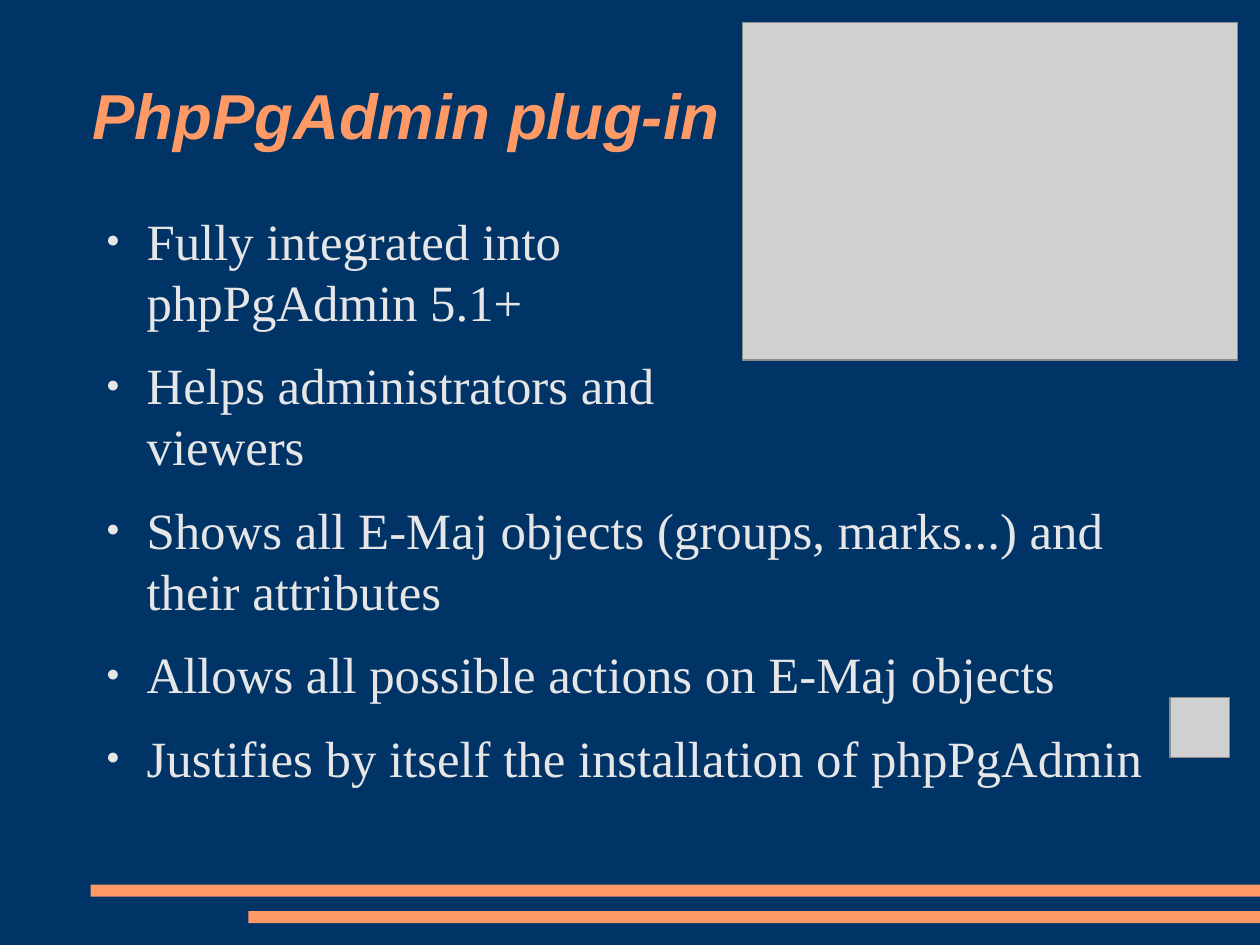
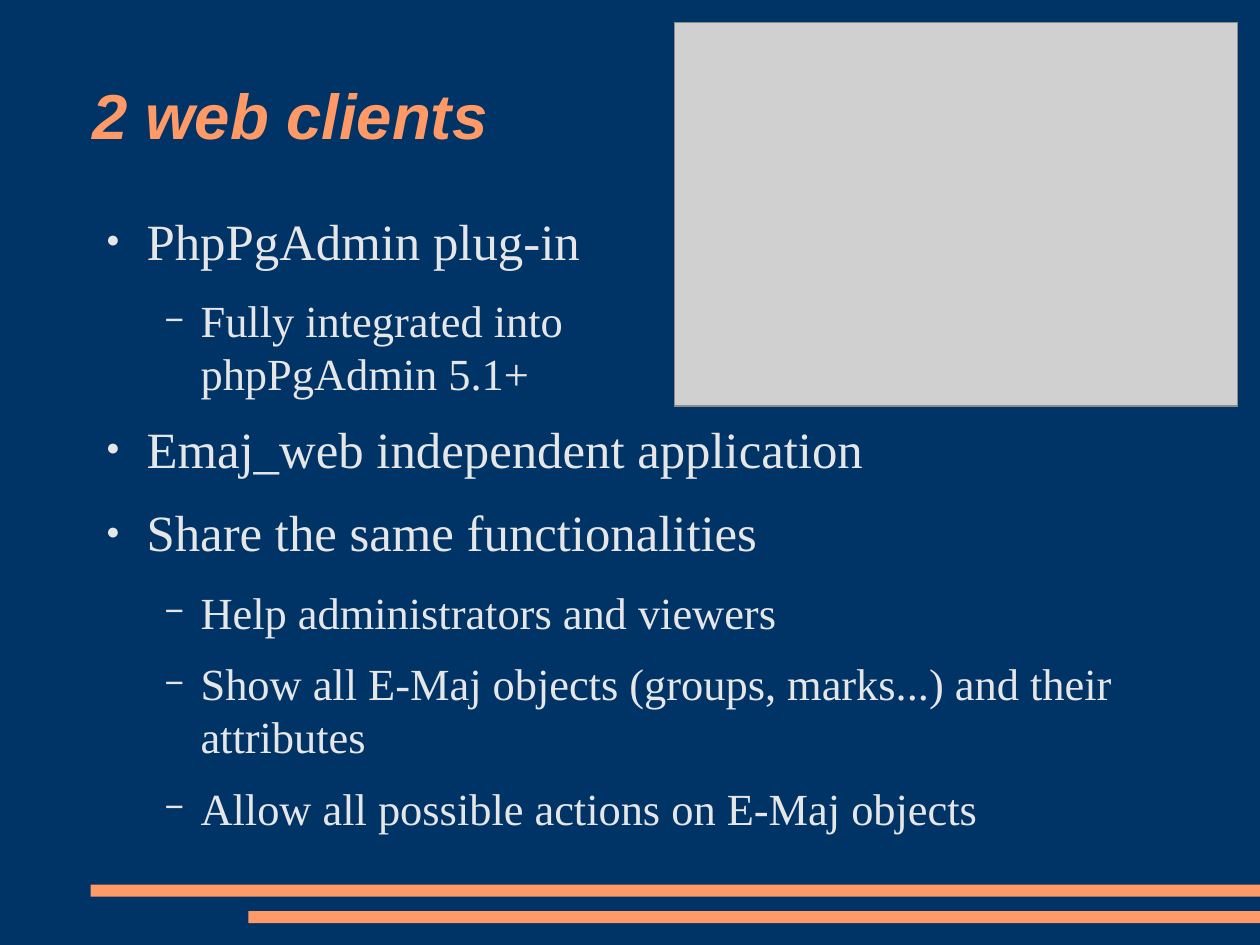
Before and after one commit to beaud76/emaj_doc, a slide deck: slide 37 of Emaj_pres_en.odp. Drawn at 1260x945 pixels with LibreOffice and Linux fonts; fonts in the diff are those of the drawing; grey boxes stand for pictures. Boxes give left, top, right and bottom in pixels: in the first picture for what was removed or moved away, otherwise in the second. Text is boxed around its words. In the diff, an @@ line names an element or a change of style, - is before the commit and + after.

```diff
--- a/Emaj_pres_en.odp
+++ b/Emaj_pres_en.odp
@@ picture: place and size @@
-picture at <box>743,23,1238,360</box>
+picture at <box>676,23,1238,407</box>
@@ title at <box>93,93,487,140</box>: text changed @@
-PhpPgAdmin plug-in
+2 web clients
@@ text at <box>147,224,580,270</box>: paragraph added @@
+● PhpPgAdmin plug-in
@@ text at <box>201,306,563,399</box>: size 32 to 28 pt in "Fully integrated into phpPgAdmin 5.1+"; bullet ● to −; list level 1 to 2 in "Fully integrated into phpPgAdmin 5.1+" @@
@@ text at <box>147,432,1111,834</box>: text changed; size 32 to 28 pt @@
-● Helps administrators and
-  viewers
-● Shows all E-Maj objects (groups, marks...) and their attributes
-● Allows all possible actions on E-Maj objects
-● Justifies by itself the installation of phpPgAdmin
+● Emaj_web independent application
+● Share the same functionalities
+  − Help administrators and viewers
+  − Show all E-Maj objects (groups, marks...) and their attributes
+  − Allow all possible actions on E-Maj objects
@@ picture removed at <box>1171,697,1230,757</box> @@
```
Also in this commit, not shown: 7 other slides changed, 3 other files.
